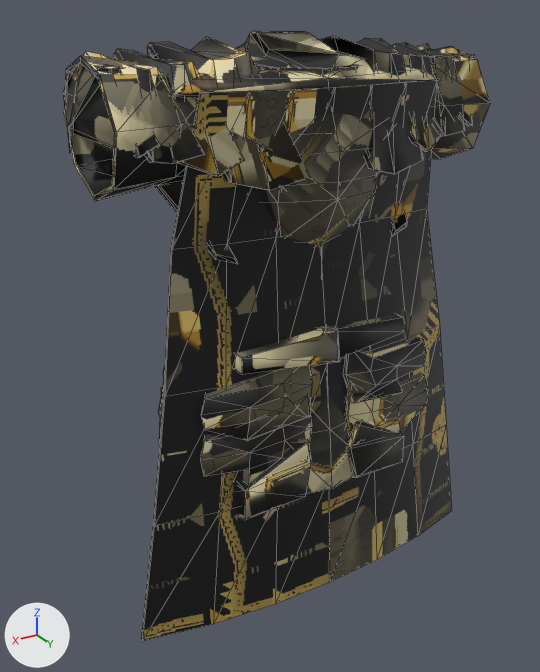
One commit to the glTF model assets/modeles/armures/porte/cuirasse_or_enchante.glb: the scene before it, then after it.
Camera for both pictures: a 50 mm camera at (0.836, 1.386, 1.625) aimed at (0.017, 0.022, 0.943). Every picture has the same lights, and +X, +Y and +Z are marked at lower left. The picture after the commit comes second. Mesh edges are drawn as thin lines. Vertices at exactly the same position are counted once.

The first picture shows 'cuirasse_or'.
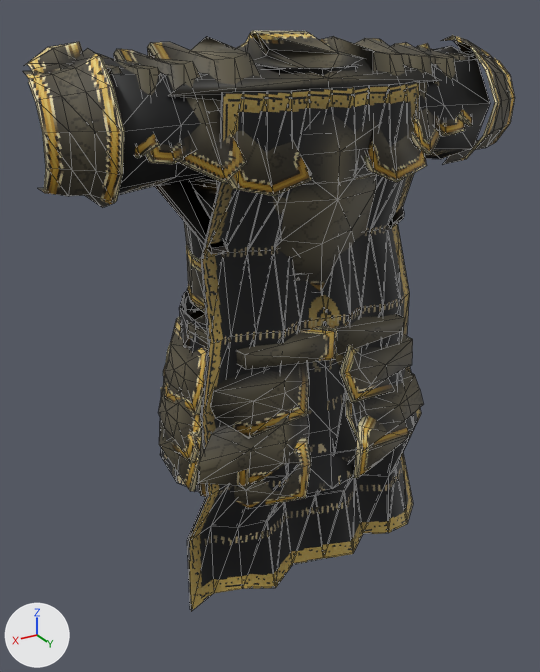
Location of each change, (x1, y1, x2, y2) in pixels of the pictures (540 x 672 px):
'cuirasse_or', reshaped (15% wider): before (63, 31, 490, 641); after (23, 31, 515, 611)
part 1 of me_cuirasse_or, rebuilt (25% narrower): before (142, 80, 451, 641); after (188, 81, 421, 611)
part 2 of me_cuirasse_or, rebuilt (21% narrower): before (141, 80, 432, 639); after (187, 81, 418, 609)
part 3 of me_cuirasse_or, rebuilt: before (201, 366, 312, 441); after (211, 362, 309, 438)
part 4 of me_cuirasse_or, rebuilt (12% narrower): before (343, 338, 426, 403); after (340, 335, 413, 403)
part 5 of me_cuirasse_or, reshaped: before (83, 36, 465, 520); after (23, 35, 515, 509)
part 6 of me_cuirasse_or, surface changed: before (63, 31, 490, 520); after (96, 31, 490, 509)

Diff of the bpy script that builds the scene:
```diff
--- a/assets/modeles/armures/porte/cuirasse_or_enchante.glb.py
+++ b/assets/modeles/armures/porte/cuirasse_or_enchante.glb.py
@@ me_cuirasse_or @@
 # used by ob_cuirasse_or; location = (0.0, 0.0, 0.0)
-me_cuirasse_or.from_pydata(...)  # 1808 vertices, 2872 faces; spans x -0.444..0.444, y -0.232..0.27, z 0.324..1.596
+me_cuirasse_or.from_pydata(...)  # 2330 vertices, 3549 faces; spans x -0.522..0.522, y -0.232..0.279, z 0.324..1.596
+# me_cuirasse_or part 1: the loose piece of 35 vertices spanning x -0.444..0.444, y 0.156..0.266, z 0.395..1.504 is rebuilt with 88 vertices and now spans x -0.335..0.335, y 0.132..0.274, z 0.433..1.503
+# me_cuirasse_or part 2: the loose piece of 35 vertices spanning x -0.444..0.444, y 0.151..0.261, z 0.395..1.504 is rebuilt with 88 vertices and now spans x -0.335..0.336, y 0.127..0.271, z 0.433..1.503
+# me_cuirasse_or part 3: the loose piece of 22 vertices spanning x 0.04..0.29, y 0.085..0.25, z 0.832..0.984 is rebuilt with 22 vertices and now spans x 0.035..0.258, y 0.087..0.24, z 0.832..0.984
+# me_cuirasse_or part 4: the loose piece of 22 vertices spanning x -0.289..-0.04, y 0.085..0.25, z 0.831..0.984 is rebuilt with 22 vertices and now spans x -0.263..-0.038, y 0.087..0.247, z 0.832..0.984
+# me_cuirasse_or part 5: 143 vertices moved from x -0.363..0.363, y -0.201..0.26, z 0.643..1.586 to x -0.363..0.363, y -0.2..0.279, z 0.642..1.586; 76 vertices removed from x -0.398..0.398, y -0.22..0.251, z 0.726..1.57; 492 vertices added at x -0.522..0.522, y -0.222..0.267, z 0.726..1.593
+# me_cuirasse_or part 6: 2533 kept faces spanning x -0.439..0.439, y -0.232..0.279, z 0.324..1.596 get new texture (UV) coordinates
 me_cuirasse_or.materials.append(mat_tissu_enchante)
```
